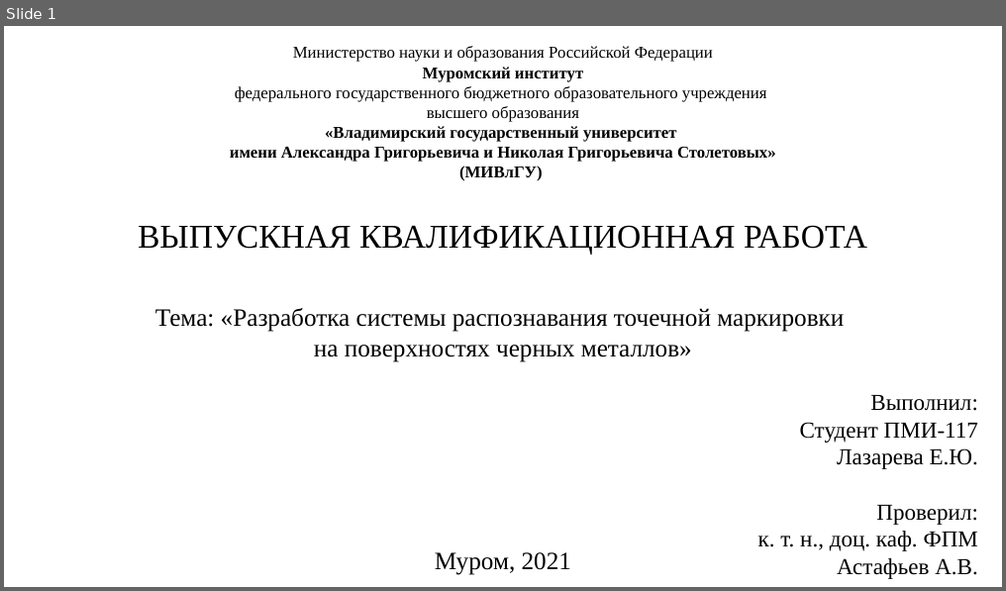
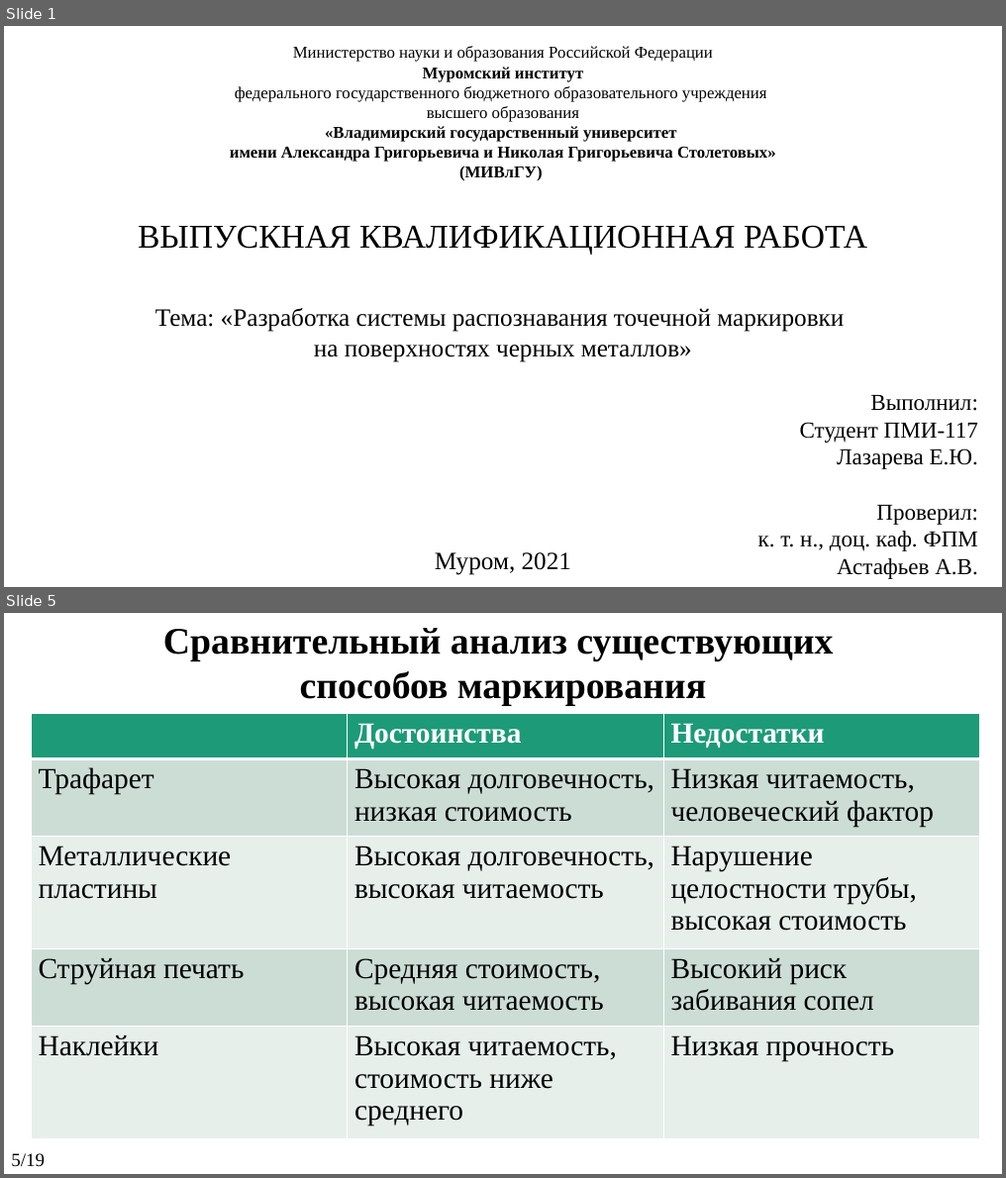
Before and after one commit to KanVull/Recognistion, a slide deck: ПЗ и Презентации/Презентация на ВКР.pptx. Shown one above the other, each under a label of ours: slide 1 before the commit, slides 1 and 5 after it; the slides between them are not shown. The pictures are 1006x591 and 1006x1178 pixels, drawn with LibreOffice and Linux fonts; fonts in the diff are those of the drawing. Boxes give left, top, right and bottom in pixels: in the first picture for what was removed or moved away, otherwise in the second. Text is boxed around its words. In the diff, an @@ line names an element or a change of style, - is before the commit and + after.

```diff
--- a/ПЗ и Презентации/Презентация на ВКР.pptx
+++ b/ПЗ и Презентации/Презентация на ВКР.pptx
@@ slide 5 added at <box>4,613,1002,1174</box>, background #FFFFFF @@
@@ text added at <box>163,628,833,706</box>, 36 pt, text #000000, bold @@
+Сравнительный анализ существующих
+способов маркирования
@@ table added at <box>31,713,981,1139</box>, 5 rows, 3 columns @@
+ | Достоинства | Недостатки
+Трафарет | Высокая долговечность, низкая стоимость | Низкая читаемость, человеческий фактор
+Металлические пластины | Высокая долговечность, высокая читаемость | Нарушение целостности трубы, высокая стоимость
+Струйная печать | Средняя стоимость, высокая читаемость | Высокий риск забивания сопел
+Наклейки | Высокая читаемость, стоимость ниже среднего | Низкая прочность
@@ text added at <box>11,1154,45,1167</box>, 18 pt, text #000000 @@
+5/19
```
Also in this commit, not shown: 3 slides changed, 14 other slides added, 4 slides removed, 12 other files.
